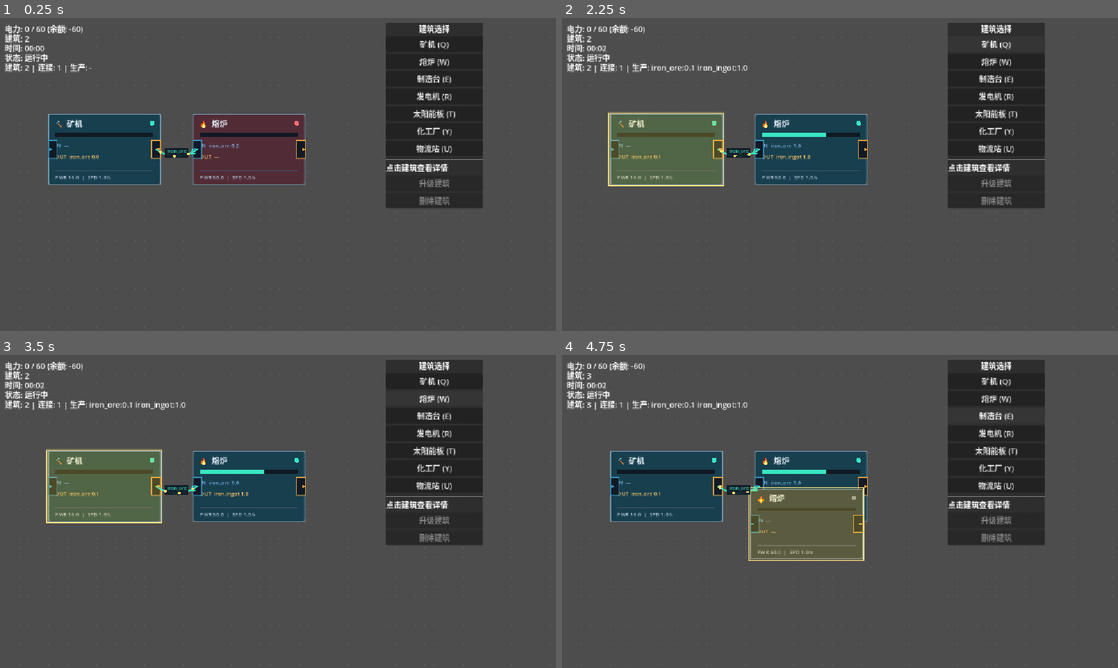
Above: before the commit, frames 1-4 (two rows, left to right).
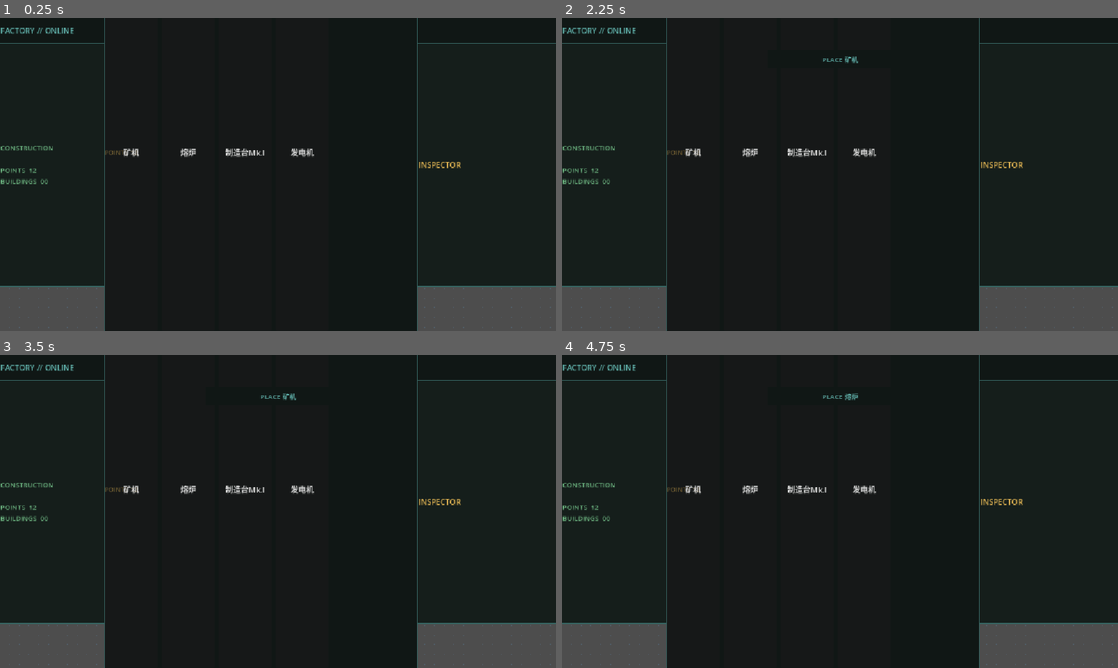
Above: after the commit, the same moments.

Repository: Vantex/cardFactory
Game: Godot game, scene res://scenes/main/Main.tscn
Same seed, same stepped clock (60 frames per second), same inputs: the game is played once before the commit and once after it.
Inputs (mouse positions are in pixels of both pictures, inside the frame that each line leads up to):
- Up to frame 1 (0.25 s): no input
- Up to frame 2 (2.25 s): click (695, 152) at 0.5 s, where only the run after the commit has a clickable "矿机"; tap Enter at 1.25 s; move the mouse to (962, 158) at 1.27 s; hold W 1.28-2 s; tap 3 at 1.35 s; click (962, 158) at 1.42 s; tap Space at 1.52, 1.55, 1.82 s; click (995, 43) at 2 s, where only the run before the commit has a clickable "矿机 (Q)"
- Up to frame 3 (3.5 s): click (433, 398) at 2.75 s, where only the run before the commit has a clickable "熔炉 (W)"
- Up to frame 4 (4.75 s): click (751, 489) at 3.5 s, where only the run after the commit has a clickable "熔炉"; click (995, 414) at 4.25 s, where only the run before the commit has a clickable "制造台 (E)"

The runs differ from the first frame. In frame 1, 86% of the frame differs, in the area x 0-100%, y 0-100%; in frame 2, 87%; in frame 3, 87%; in frame 4, 87%.
Error before the commit: Invalid assignment of property or key 'selected_building_type' with value of type 'String' on a base object of type 'RefCounted (GameState)'. (res://scenes/ui/…

Commit message:
feat: integrate playable factory workspace

Diff:
--- a/scenes/main/Main.gd
+++ b/scenes/main/Main.gd
@@ -4,57 +4,39 @@
 @onready var card_renderer: Node2D = $CardRenderer
 @onready var connection_renderer: Node2D = $ConnectionRenderer
 @onready var input_handler: Node2D = $InputHandler
-@onready var hud: CanvasLayer = $HUD
-@onready var building_panel: PanelContainer = $BuildingPanel
+@onready var factory_workspace_ui: CanvasLayer = $FactoryWorkspaceUI
 
-func _ready():
-	print("Main scene ready!")
+func _ready() -> void:
+	var game_state := GameManager.get_game_state()
+	card_renderer.set_game_state(game_state)
+	card_renderer.set_input_handler(input_handler)
+	connection_renderer.set_game_state(game_state)
+	input_handler.set_ui_hit_test(factory_workspace_ui.is_pointer_over_ui)
 
-	# 测试数据加载
-	print("Items: ", DataManager.all_items.size())
-	print("Buildings: ", DataManager.all_buildings.size())
-	print("Recipes: ", DataManager.all_recipes.size())
+	EventBus.card_placed.connect(_on_card_placed)
+	EventBus.card_selected.connect(_on_card_selected)
+	EventBus.card_removed.connect(_on_card_removed)
+	EventBus.placement_requested.connect(_on_placement_requested)
+	factory_workspace_ui.refresh_now()
 
-	# 连接信号
-	EventBus.card_selected.connect(_on_card_selected)
+func _on_card_placed(card_id: String, _position: Vector2) -> void:
+	if input_handler.get_mode_name() == "placing":
+		input_handler.selected_building_id = card_id
+		factory_workspace_ui.set_selected_building(card_id)
+		return
+	factory_workspace_ui.refresh_now()
 
-	# 自动放置测试建筑
-	_place_initial_buildings()
+func _on_card_selected(card_id: String) -> void:
+	input_handler.selected_building_id = card_id
+	factory_workspace_ui.set_selected_building(card_id)
 
-func _place_initial_buildings():
-	# 放置矿机
-	var miner_id = GameManager.get_game_state().add_building({
-		"type": "miner",
-		"position": Vector2(100, 200),
-		"status": "idle",
-		"output_item": "iron_ore",
-		"output_rate": 60.0,
-		"output_buffer": {}
-	})
-	print("Placed miner at (100, 200)")
+func _on_card_removed(card_id: String) -> void:
+	if input_handler.selected_building_id != card_id:
+		factory_workspace_ui.refresh_now()
+		return
+	input_handler.selected_building_id = ""
+	input_handler.cancel_operation()
+	factory_workspace_ui.set_selected_building("")
 
-	# 放置熔炉
-	var smelter_id = GameManager.get_game_state().add_building({
-		"type": "smelter",
-		"position": Vector2(400, 200),
-		"status": "idle",
-		"recipe_id": "iron_ingot_recipe",
-		"input_buffer": {},
-		"output_buffer": {},
-		"speed": 1.0
-	})
-	print("Placed smelter at (400, 200)")
-
-	# 创建连接
-	GameManager.get_game_state().add_connection({
-		"source_id": miner_id,
-		"target_id": smelter_id,
-		"item_id": "iron_ore",
-		"flow_rate": 60.0
-	})
-	print("Created connection: miner -> smelter")
-
-func _on_card_selected(card_id: String):
-	print("Card selected: ", card_id)
-	if building_panel:
-		building_panel.update_building_info(card_id)
+func _on_placement_requested(building_type: String) -> void:
+	input_handler.start_placing_card(building_type)
--- a/scenes/main/Main.tscn
+++ b/scenes/main/Main.tscn
@@ -1,22 +1,21 @@
-[gd_scene load_steps=7 format=3 uid="uid://main004"]
+[gd_scene load_steps=6 format=3 uid="uid://main004"]
 
 [ext_resource type="Script" path="res://scenes/main/Main.gd" id="1_main"]
 [ext_resource type="Script" path="res://scripts/rendering/CardRenderer.gd" id="2_card"]
 [ext_resource type="Script" path="res://scripts/rendering/ConnectionRenderer.gd" id="3_conn"]
 [ext_resource type="Script" path="res://scripts/input/InputHandler.gd" id="4_input"]
-[ext_resource type="Script" path="res://scenes/ui/HUD.gd" id="5_hud"]
-[ext_resource type="Script" path="res://scenes/ui/BuildingPanel.gd" id="6_panel"]
+[ext_resource type="Script" path="res://scenes/ui/FactoryWorkspaceUI.gd" id="5_workspace"]
 
 [node name="Main" type="Node2D"]
 script = ExtResource("1_main")
 
+[node name="ConnectionRenderer" type="Node2D" parent="."]
+script = ExtResource("3_conn")
+
 [node name="CardRenderer" type="Node2D" parent="."]
 script = ExtResource("2_card")
 
-[node name="ConnectionRenderer" type="Node2D" parent="."]
-script = ExtResource("3_conn")
-
-[node name="Camera2D" type="Camera2D" parent="."]
+[node name="WorldCamera" type="Camera2D" parent="."]
 position = Vector2(576, 324)
 metadata/min_zoom = 0.45
 metadata/max_zoom = 1.8
@@ -24,13 +23,6 @@
 [node name="InputHandler" type="Node2D" parent="."]
 script = ExtResource("4_input")
 
-[node name="HUD" type="CanvasLayer" parent="."]
+[node name="FactoryWorkspaceUI" type="CanvasLayer" parent="."]
 layer = 10
-script = ExtResource("5_hud")
-
-[node name="BuildingPanel" type="PanelContainer" parent="."]
-offset_left = 800.0
-offset_top = 10.0
-offset_right = 1000.0
-offset_bottom = 310.0
-script = ExtResource("6_panel")
+script = ExtResource("5_workspace")
--- a/scripts/test/TestFactoryWorkspace.gd
+++ b/scripts/test/TestFactoryWorkspace.gd
@@ -12,7 +12,9 @@
 	_test_connection_activity_contract()
 	_test_renderer_geometry_contract()
 	await _test_workspace_chrome_contract()
+	await _test_main_scene_integration_contract()
 	_test_canvas_input_contract()
+	_test_real_production_loop()
 
 	var state := GameState.new()
 	_expect(state.construction_points == 12, "new workspaces start with 12 construction points")
@@ -85,6 +87,79 @@
 	if EventBus.has_signal("placement_requested") and EventBus.is_connected("placement_requested", listener):
 		EventBus.disconnect("placement_requested", listener)
 	workspace.queue_free()
+
+func _test_main_scene_integration_contract() -> void:
+	GameManager.game_state = GameState.new()
+	var main_scene := load("res://scenes/main/Main.tscn") as PackedScene
+	_expect(main_scene != null, "main scene is available for workspace integration")
+	if main_scene == null:
+		return
+
+	var main := main_scene.instantiate()
+	add_child(main)
+	await get_tree().process_frame
+
+	var world_camera := main.get_node_or_null("WorldCamera") as Camera2D
+	var card_renderer := main.get_node_or_null("CardRenderer")
+	var connection_renderer := main.get_node_or_null("ConnectionRenderer")
+	var input_handler := main.get_node_or_null("InputHandler")
+	var workspace := main.get_node_or_null("FactoryWorkspaceUI")
+	_expect(world_camera != null, "main scene exposes the named world camera")
+	_expect(card_renderer != null and connection_renderer != null and input_handler != null and workspace != null, "main scene composes renderers, input, and workspace UI")
+	_expect(main.get_node_or_null("HUD") == null and main.get_node_or_null("BuildingPanel") == null, "main scene no longer mounts legacy UI")
+	_expect(GameManager.get_game_state().buildings.is_empty() and GameManager.get_game_state().connections.is_empty(), "main scene starts with an empty factory")
+
+	if card_renderer != null and connection_renderer != null:
+		_expect(card_renderer.get("_game_state") == GameManager.get_game_state() and connection_renderer.get("_game_state") == GameManager.get_game_state(), "main injects the active game state into both renderers")
+	if input_handler != null and workspace != null:
+		_expect(input_handler.call("_is_pointer_over_ui", Vector2(10, 10)), "main routes workspace hit testing into canvas input")
+		workspace.call("_on_building_pressed", "miner")
+		_expect(input_handler.call("get_mode_name") == "placing" and input_handler.get("placing_building_type") == "miner", "workspace placement requests enter real canvas placement mode")
+
+		input_handler.call("_place_card", Vector2(320, 180))
+		var placed_id: String = input_handler.get("selected_building_id")
+		_expect(not placed_id.is_empty() and GameManager.get_game_state().buildings.size() == 1, "real canvas placement adds and selects the requested card")
+		var resource_summary := workspace.get_node("ResourceRail/Summary") as Label
+		_expect("POINTS  11" in resource_summary.text and "BUILDINGS  01" in resource_summary.text, "placing a card refreshes workspace resource totals immediately")
+		var inspector_title := workspace.get_node("InspectorPanel/Title") as Label
+		_expect(inspector_title.text == "矿机", "real canvas placement selects the new card in the workspace inspector")
+
+		input_handler.set("selected_building_id", "")
+		EventBus.card_selected.emit(placed_id)
+		_expect(input_handler.get("selected_building_id") == placed_id and workspace.call("get_selected_building_type") == "miner", "card selection synchronizes input and workspace inspector")
+		GameManager.get_game_state().remove_building(placed_id)
+		_expect(input_handler.get("selected_building_id") == "" and workspace.call("get_selected_building_type") == "", "removing the selected card clears input and inspector selection")
+
+		var pause_event := InputEventKey.new()
+		pause_event.keycode = KEY_SPACE
+		pause_event.pressed = true
+		input_handler.call("_handle_key_press", pause_event)
+		var speed_event := InputEventKey.new()
+		speed_event.keycode = KEY_3
+		speed_event.pressed = true
+		input_handler.call("_handle_key_press", speed_event)
+		_expect(GameManager.get_game_state().paused and is_equal_approx(GameManager.get_game_state().speed, 3.0), "workspace input controls write pause and speed to game state")
+
+	main.queue_free()
+	await get_tree().process_frame
+
+func _test_real_production_loop() -> void:
+	var state := GameState.new()
+	var miner: Dictionary = state.try_place_building("miner", Vector2(100, 100))
+	var smelter: Dictionary = state.try_place_building("smelter", Vector2(420, 100))
+	var connection: Dictionary = state.try_add_connection(miner.get("id", ""), smelter.get("id", ""))
+	_expect(miner.get("ok", false) and smelter.get("ok", false) and connection.get("ok", false), "real production loop can be constructed through atomic commands")
+	if not miner.get("ok", false) or not smelter.get("ok", false) or not connection.get("ok", false):
+		return
+
+	var engine := SimulationEngine.new(state)
+	engine.update(6.0)
+	engine.update(0.5)
+	var buffered_ore: float = state.get_building(smelter.id).get("input_buffer", {}).get("iron_ore", 0.0)
+	_expect(buffered_ore >= 1.0, "belt update moves mined iron ore into the smelter")
+	engine.update(0.5)
+	var produced_ingots: float = state.get_building(smelter.id).get("output_buffer", {}).get("iron_ingot", 0.0)
+	_expect(produced_ingots >= 1.0, "production update consumes ore and produces an iron ingot")
 
 func _test_explicit_building_costs() -> void:
 	var cost_cases := [
@@ -213,7 +288,7 @@
 	if main_scene == null:
 		return
 	var main := main_scene.instantiate()
-	var camera := main.get_node_or_null("Camera2D") as Camera2D
+	var camera := main.get_node_or_null("WorldCamera") as Camera2D
 	_expect(camera != null, "main scene provides a world camera")
 	if camera != null:
 		_expect(is_equal_approx(camera.get_meta("min_zoom", 0.0), 0.45) and is_equal_approx(camera.get_meta("max_zoom", 0.0), 1.8), "world camera exposes the 0.45 to 1.8 zoom range")
Not shown, changed: tools/run_tests.ps1
